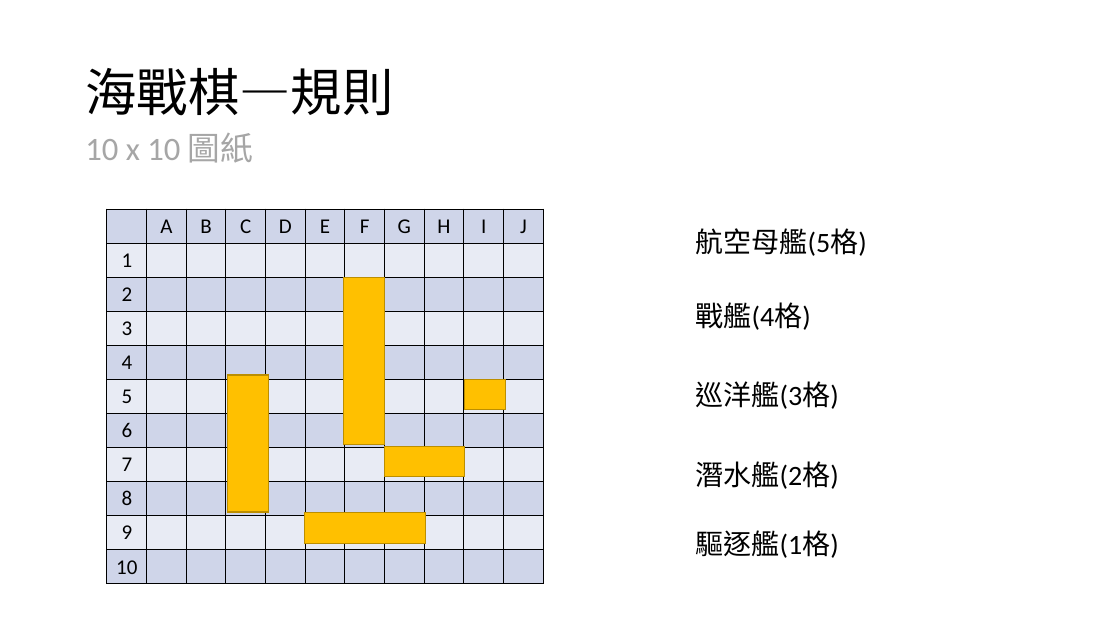
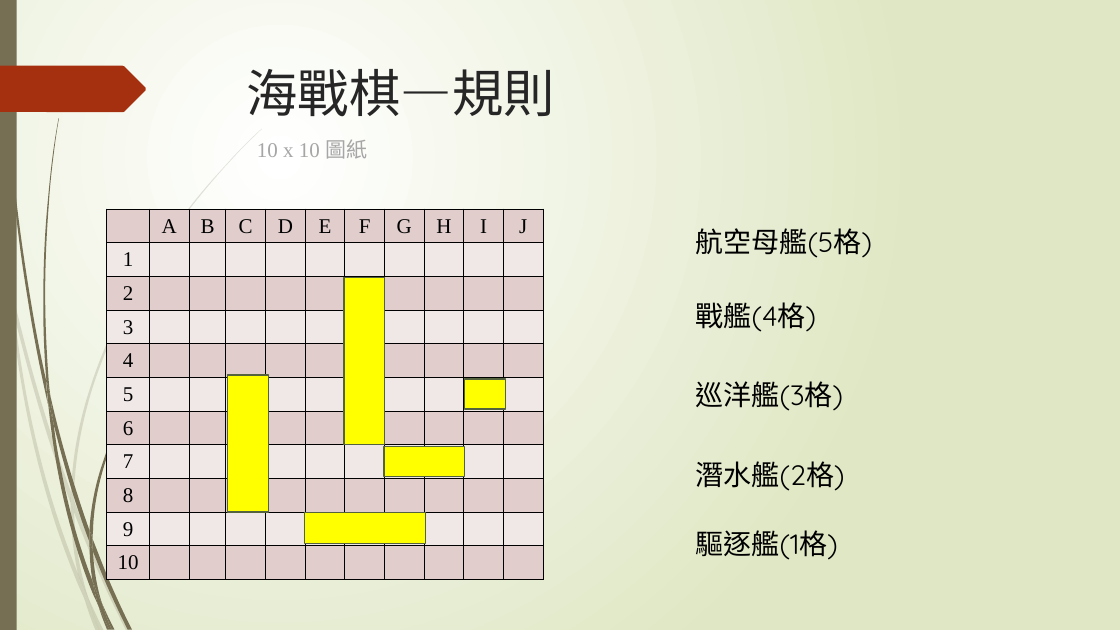
Before and after one commit to Joe-lin-ezra/BattleShip, a slide deck: slide 3 of doc/網路程式設計報告.pptx. Drawn at 1120x630 pixels with LibreOffice and Linux fonts; fonts in the diff are those of the drawing. Boxes give left, top, right and bottom in pixels: in the first picture for what was removed or moved away, otherwise in the second. Text is boxed around its words. In the diff, an @@ line names an element or a change of style, - is before the commit and + after.

```diff
--- a/doc/網路程式設計報告.pptx
+++ b/doc/網路程式設計報告.pptx
@@ background #FFFFFF to gradient #FFFFFF to #DFE8C4 @@
@@ rectangle added at bbox=[0, 0, 17, 630], fill #766F54 @@
@@ title "海戰棋—規則": place and size @@
-title "海戰棋—規則" at bbox=[85, 68, 393, 116]
+title "海戰棋—規則" at bbox=[247, 69, 555, 117]
@@ title "海戰棋—規則" at bbox=[247, 69, 555, 117]: font Calibri to Quicksand, text colour #000000 to #262626; line spacing 0.9 to 1; vertical alignment middle to top @@
@@ freeform shape added at bbox=[0, 66, 146, 112], fill #A53010 @@
@@ text "10 x 10 圖紙": place and size @@
-text "10 x 10 圖紙" at bbox=[85, 133, 253, 163]
+text "10 x 10 圖紙" at bbox=[257, 140, 368, 159]
@@ text "10 x 10 圖紙" at bbox=[257, 140, 368, 159]: size 28 to 18 pt; font Calibri to Times New Roman in "10 x 10"; font Calibri to Quicksand in "圖紙"; line spacing 0.8 to 1 @@
@@ table at bbox=[107, 209, 541, 580] @@
@@ fill #CFD5EA to #E1CDCC in 66 cells @@
@@ fill #E9EBF5 to #F0E8E7 in 55 cells @@
@@ font Calibri to Times New Roman @@
@@ fill #FFC000 to #FFFF00; outline #BD8E00 1 pt to #54633D 1.25 pt in 5 elements at bbox=[344, 277, 384, 444], bbox=[228, 375, 268, 512], bbox=[305, 513, 426, 544], bbox=[384, 446, 465, 476], bbox=[465, 379, 505, 409] @@
@@ font Calibri to Quicksand in 5 elements at bbox=[696, 228, 872, 258], bbox=[696, 302, 817, 332], bbox=[696, 381, 844, 411], bbox=[696, 461, 845, 491], bbox=[696, 530, 838, 560] @@
@@ group added at bbox=[0, 129, 262, 630]: 10 freeform shapes @@
@@ group added at bbox=[3, 0, 218, 630]: 12 freeform shapes @@
```
Also in this commit, not shown: 12 other slides changed, 1 slide added, 1 slide removed.
